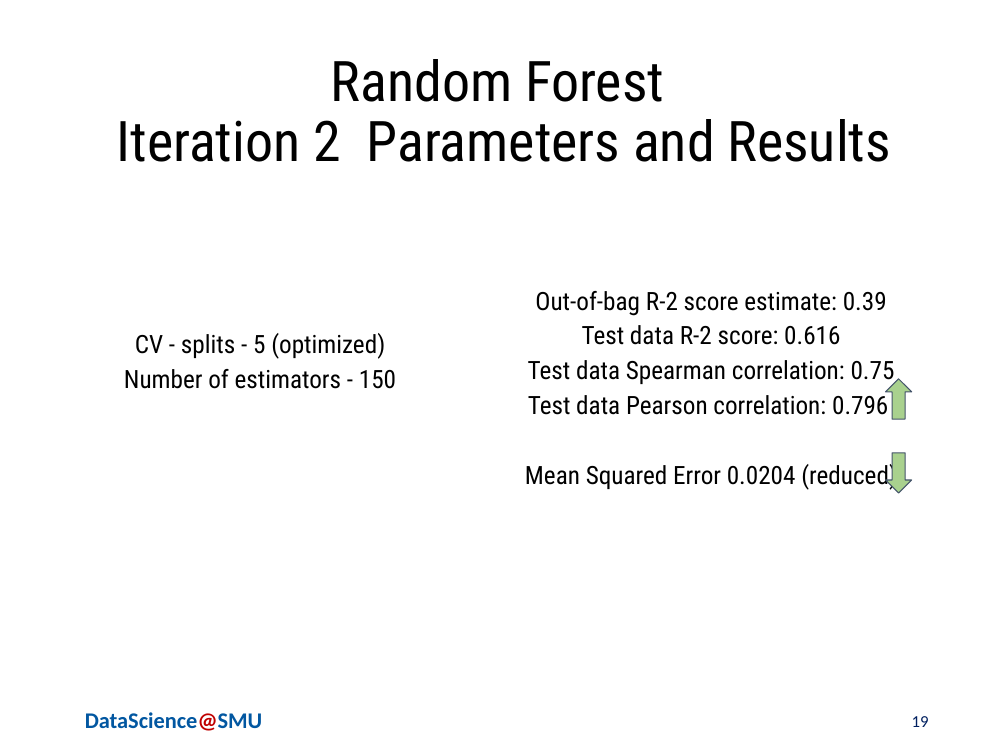
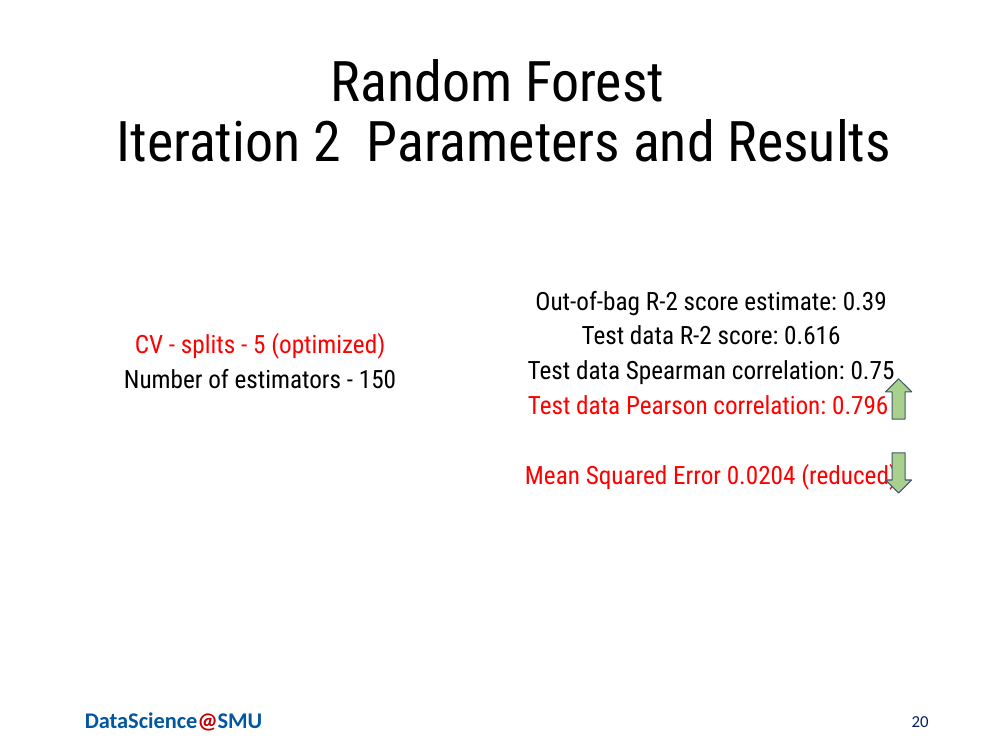
Before and after one commit to ChiruGit/Capstone, a slide deck: slide 20 of PoliticalProfiling-NLP+FeatureEngg-MSDSSMU-Fall2018.pptx (slide 19 before the commit). Drawn at 1008x756 pixels with LibreOffice and Linux fonts; fonts in the diff are those of the drawing; background and template pictures are left out. Boxes give left, top, right and bottom in pixels: in the first picture for what was removed or moved away, otherwise in the second. Text is boxed around its words. In the diff, an @@ line names an element or a change of style, - is before the commit and + after.

```diff
--- a/PoliticalProfiling-NLP+FeatureEngg-MSDSSMU-Fall2018.pptx
+++ b/PoliticalProfiling-NLP+FeatureEngg-MSDSSMU-Fall2018.pptx
@@ text at <box>135,333,385,359</box>: text colour #000000 to #FF0000 in "CV - splits - 5 (optimized)" @@
@@ text at <box>525,360,897,490</box>: text colour #000000 to #FF0000 in "Test data Pearson correlation: 0.796", "Mean Squared Error 0.0204 (reduced)" @@
@@ page number at <box>912,716,929,727</box>: text changed @@
-19
+20
```
Also in this commit, not shown: 6 other slides changed, 1 slide added, 1 slide removed.
